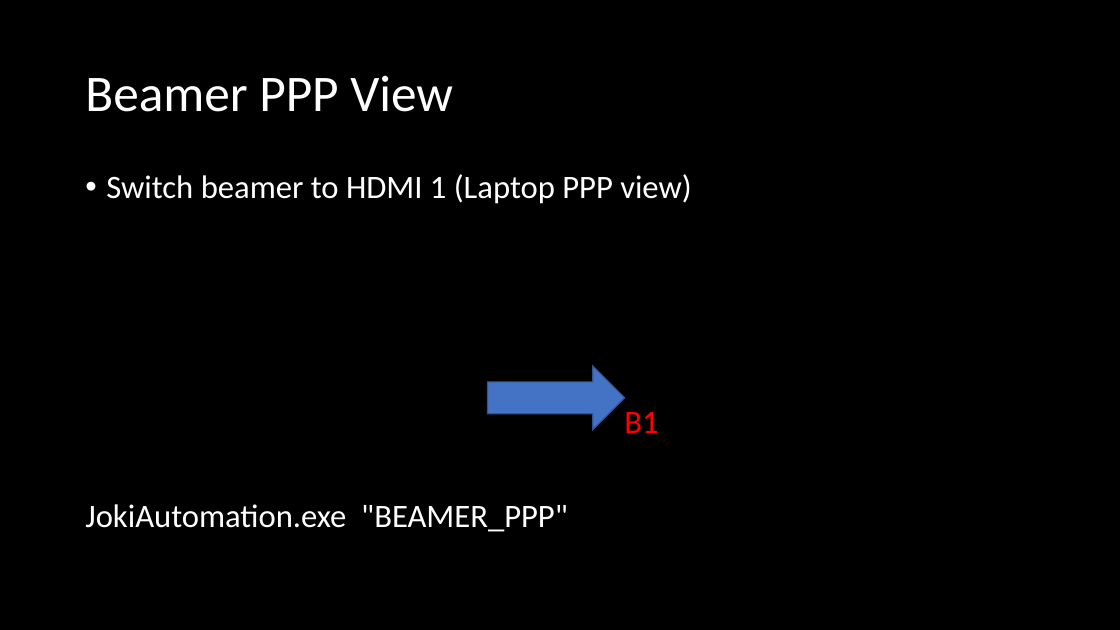
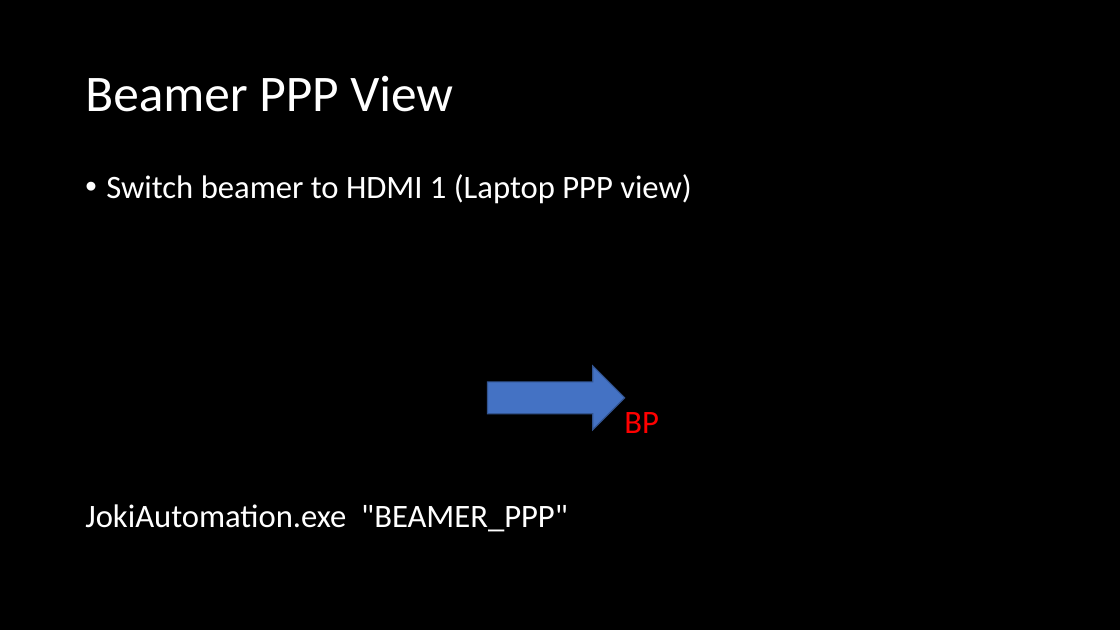
Before and after one commit to Geierwally-xD/JokiAutomation, a slide deck: slide 8 of docu/JoKiAutomationTemplate.pptx (slide 11 before the commit). Drawn at 1120x630 pixels with LibreOffice and Linux fonts; fonts in the diff are those of the drawing. Boxes give left, top, right and bottom in pixels: in the first picture for what was removed or moved away, otherwise in the second. Text is boxed around its words. In the diff, an @@ line names an element or a change of style, - is before the commit and + after.

```diff
--- a/docu/JoKiAutomationTemplate.pptx
+++ b/docu/JoKiAutomationTemplate.pptx
@@ text at box(624, 412, 659, 433): text changed @@
-B1
+BP
```
Also in this commit, not shown: 10 other slides changed, 1 slide added, 3 slides removed, 10 other files.
